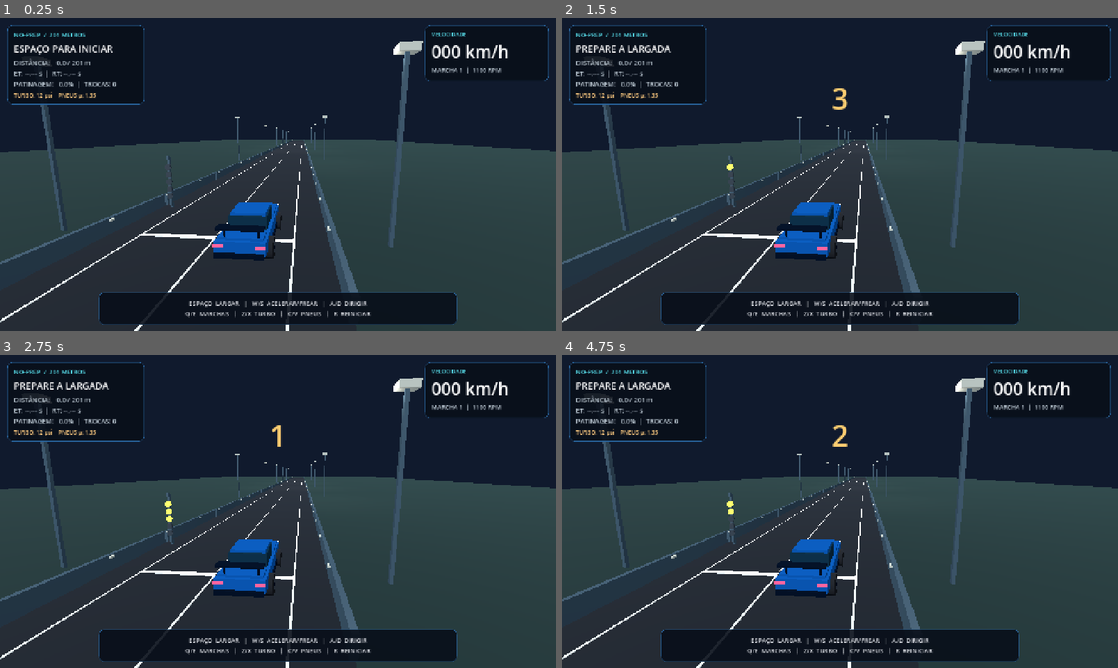
Above: before the commit, frames 1-4 (two rows, left to right).
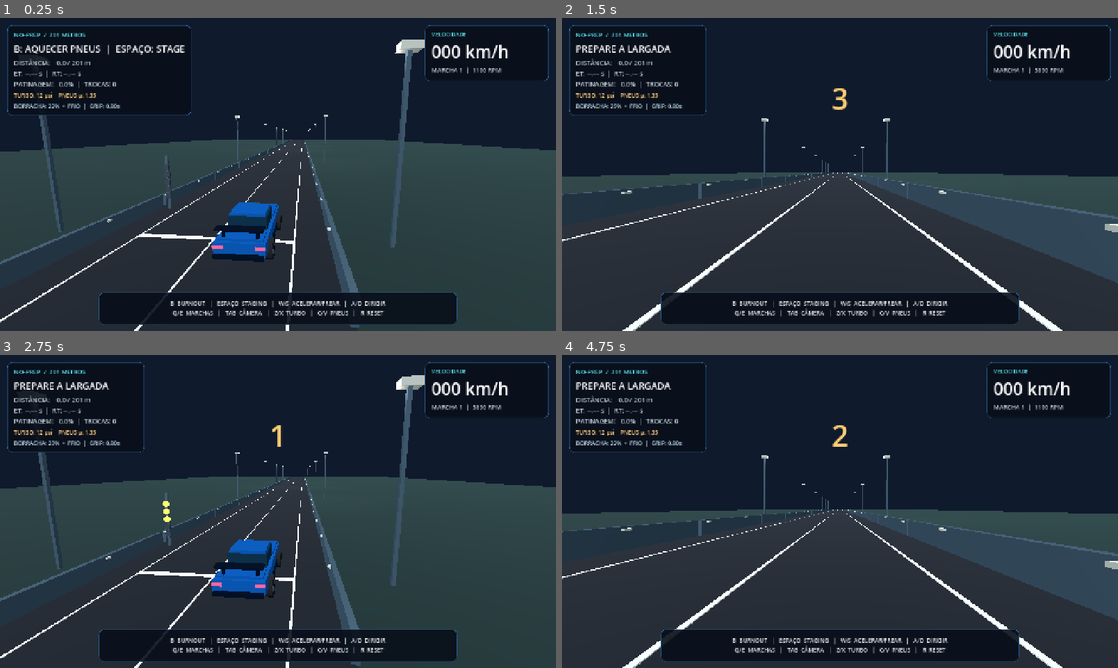
Above: after the commit, the same moments.

Repository: ivanramosdossantos/no-prep-racing-simulator
Game: Godot game, scene res://scenes/main.tscn
Same seed, same stepped clock (60 frames per second), same inputs: the game is played once before the commit and once after it.
Inputs:
- Up to frame 1 (0.25 s): no input
- Up to frame 2 (1.5 s): tap Enter at 0.5 s; hold D 0.53-1.28 s; hold B 0.53-1.28 s; tap Space at 0.77, 1.25 s; tap Tab at 0.8, 1.35 s; hold S from 1.28 s (still down)
- Up to frame 3 (2.75 s): tap Space at 1.52 s; tap B at 1.55 s; tap Enter at 2 s; release S at 2.03 s; hold D from 2.03 s (still down); hold B from 2.03 s (still down); tap Tab at 2.3 s
- Up to frame 4 (4.75 s): release D at 2.78 s; release B at 2.78 s; hold W 2.78-3.53 s; tap Tab at 2.85, 3.8 s; tap Space at 3.02, 3.5, 3.77, 4.52 s; tap B at 3.05, 4.55 s; hold A from 3.53 s (still down); tap R at 3.6 s; tap Enter at 4.25 s; tap E at 4.35 s

The runs differ from the first frame. In frame 1, 3.9% of the frame differs, in the area x 0-100%, y 2-100%; in frame 2, 17%, in the area x 0-100%, y 7-100%; in frame 3, 3.8%; in frame 4, 17%.

Commit message:
feat(i02): add original tire burnout prep, grip feedback and selectable cameras

Diff:
--- a/scripts/main.gd
+++ b/scripts/main.gd
@@ -4,6 +4,7 @@
 
 const VehicleSimulator = preload("res://scripts/simulation/vehicle_simulator.gd")
 const VehicleConfig = preload("res://scripts/simulation/vehicle_config.gd")
+const TirePreparation = preload("res://scripts/simulation/tire_preparation.gd")
 const RaceSession = preload("res://scripts/race/race_session.gd")
 const TrackBuilder = preload("res://scripts/visuals/track_builder.gd")
 const VehicleBuilder = preload("res://scripts/visuals/vehicle_builder.gd")
@@ -11,6 +12,10 @@
 var config: NoPrepVehicleConfig
 var car_sim: NoPrepVehicleSimulator
 var race: NoPrepRaceSession
+var tire_prep: NoPrepTirePreparation
+var camera_mode: int = 0
+var tire_label: Label
+var smoke_puffs: Array[MeshInstance3D] = []
 var car: Node3D
 var chase_camera: Camera3D
 var tree: Dictionary
@@ -29,9 +34,11 @@
 	config = VehicleConfig.new()
 	car_sim = VehicleSimulator.new(config)
 	race = RaceSession.new()
+	tire_prep = TirePreparation.new()
 	_setup_environment()
 	tree = TrackBuilder.build(self)
 	car = VehicleBuilder.build(self)
+	_build_smoke()
 	chase_camera = Camera3D.new()
 	chase_camera.name = "Chase camera"
 	chase_camera.current = true
@@ -67,11 +74,21 @@
 	var left: float = 1.0 if Input.is_key_pressed(KEY_A) or Input.is_key_pressed(KEY_LEFT) else 0.0
 	input_throttle = move_toward(input_throttle, 1.0 if wants_throttle else 0.0, dt * 1.7)
 	input_steer = move_toward(input_steer, right - left, dt * 4.0)
+	if race.phase == NoPrepRaceSession.Phase.READY:
+		var burning: bool = Input.is_key_pressed(KEY_B)
+		tire_prep.step(dt, burning, false)
+		car_sim.rpm = lerpf(config.idle_rpm, config.launch_rpm * 1.55, 1.0 if burning else 0.0)
+		car_sim.tire_preparation_grip_multiplier = tire_prep.grip_multiplier()
+		return
 	if race.phase == NoPrepRaceSession.Phase.COUNTDOWN:
+		tire_prep.step(dt, false, false)
+		car_sim.tire_preparation_grip_multiplier = tire_prep.grip_multiplier()
 		race.step(dt, input_throttle, car_sim.distance_m, car_sim.speed_mps, car_sim.trajectory_foul)
 		return
 	if race.phase != NoPrepRaceSession.Phase.RUNNING:
 		return
+	tire_prep.step(dt, false, true)
+	car_sim.tire_preparation_grip_multiplier = tire_prep.grip_multiplier()
 	car_sim.step(dt, input_throttle, input_steer, 1.0 if wants_brake else 0.0)
 	race.step(dt, input_throttle, car_sim.distance_m, car_sim.speed_mps, car_sim.trajectory_foul)
 
@@ -92,6 +109,9 @@
 			race.stage()
 		KEY_R:
 			_restart()
+		KEY_TAB:
+			camera_mode = (camera_mode + 1) % 3
+			_snap_visuals()
 		KEY_E:
 			if race.phase == NoPrepRaceSession.Phase.RUNNING:
 				car_sim.shift_up()
@@ -110,6 +130,7 @@
 func _restart() -> void:
 	car_sim.reset()
 	race.reset()
+	tire_prep.reset()
 	input_throttle = 0.0
 	input_steer = 0.0
 	_snap_visuals()
@@ -117,8 +138,8 @@
 func _snap_visuals() -> void:
 	car.position = Vector3(car_sim.lane_x_m, 0.0, -car_sim.distance_m)
 	car.rotation.y = -car_sim.heading_rad
-	chase_camera.position = car.position + Vector3(2.2, 4.8, 10.0)
-	chase_camera.look_at(car.position + Vector3(0.0, 1.25, -11.0))
+	chase_camera.position = _camera_position()
+	chase_camera.look_at(_camera_focus())
 
 func _update_visuals(dt: float) -> void:
 	car.position = Vector3(car_sim.lane_x_m, 0.0, -car_sim.distance_m)
@@ -126,9 +147,65 @@
 	# Shaking is purely visual; physical state is not changed by it.
 	var shake := minf(0.018, car_sim.slip_ratio * 0.012)
 	car.position.y = sin(elapsed_visual_s * 40.0) * shake
-	var target: Vector3 = car.position + Vector3(2.2, 4.8, 10.0)
-	chase_camera.position = chase_camera.position.lerp(target, minf(1.0, 6.0 * dt))
-	chase_camera.look_at(car.position + Vector3(0.0, 1.25, -11.0))
+	var target: Vector3 = _camera_position()
+	chase_camera.position = chase_camera.position.lerp(target, minf(1.0, 11.0 * dt) if camera_mode == 2 else minf(1.0, 6.0 * dt))
+	chase_camera.look_at(_camera_focus())
+	chase_camera.fov = lerpf(chase_camera.fov, 67.0 + minf(21.0, car_sim.speed_kmh() * 0.10), minf(1.0, 5.0 * dt))
+	_update_smoke()
+	_spin_wheels(dt)
+
+func _camera_position() -> Vector3:
+	match camera_mode:
+		1:
+			return car.position + Vector3(-3.4, 2.1, 6.4)
+		2:
+			return car.global_transform * Vector3(0.0, 1.40, -2.14)
+	return car.position + Vector3(2.2, 4.8, 10.0)
+
+func _camera_focus() -> Vector3:
+	if camera_mode == 2:
+		return car.global_transform * Vector3(0.0, 1.15, -22.0)
+	return car.position + Vector3(0.0, 1.25, -11.0)
+
+func _build_smoke() -> void:
+	# Lightweight smoke made from original procedural spheres. No imported assets.
+	var sphere := SphereMesh.new()
+	sphere.radius = 0.22
+	sphere.height = 0.44
+	var smoke_material := StandardMaterial3D.new()
+	smoke_material.albedo_color = Color(0.72, 0.76, 0.78, 0.37)
+	smoke_material.transparency = BaseMaterial3D.TRANSPARENCY_ALPHA
+	smoke_material.shading_mode = BaseMaterial3D.SHADING_MODE_UNSHADED
+	for i in range(12):
+		var puff := MeshInstance3D.new()
+		puff.name = "Burnout smoke %d" % i
+		puff.mesh = sphere
+		puff.material_override = smoke_material
+		puff.cast_shadow = GeometryInstance3D.SHADOW_CASTING_SETTING_OFF
+		puff.visible = false
+		car.add_child(puff)
+		smoke_puffs.append(puff)
+
+func _update_smoke() -> void:
+	var burning: bool = race.phase == NoPrepRaceSession.Phase.READY and Input.is_key_pressed(KEY_B)
+	var spinning: bool = race.phase == NoPrepRaceSession.Phase.RUNNING and car_sim.slip_ratio > 0.35
+	for i in range(smoke_puffs.size()):
+		var puff := smoke_puffs[i]
+		puff.visible = burning or spinning
+		if not puff.visible:
+			continue
+		var t: float = fposmod(elapsed_visual_s * 1.7 + float(i) * 0.143, 1.0)
+		var side: float = -1.0 if i % 2 == 0 else 1.0
+		var scatter: float = sin(float(i) * 3.14 + elapsed_visual_s * 3.0) * 0.23
+		puff.position = Vector3(side * (1.04 + 0.23 * t) + scatter, 0.44 + t * 1.25, 1.45 + t * 1.50)
+		puff.scale = Vector3.ONE * (0.45 + t * 2.1)
+
+func _spin_wheels(dt: float) -> void:
+	var turns_per_second: float = car_sim.wheel_rpm / 60.0
+	if race.phase == NoPrepRaceSession.Phase.READY and Input.is_key_pressed(KEY_B):
+		turns_per_second = 11.0
+	for wheel in car.find_children("Wheel", "Node3D", true, false):
+		(wheel as Node3D).rotate_object_local(Vector3.UP, TAU * turns_per_second * dt)
 
 func _panel_style() -> StyleBoxFlat:
 	var p := StyleBoxFlat.new()
@@ -172,6 +249,8 @@
 	left.add_child(stats_label)
 	tune_label = _label("", 14, Color("f7c67e"))
 	left.add_child(tune_label)
+	tire_label = _label("", 14, Color("c3e0f5"))
+	left.add_child(tire_label)
 
 	var speed_panel := PanelContainer.new()
 	speed_panel.anchor_left = 1.0
@@ -210,7 +289,7 @@
 	footer.offset_bottom = -15
 	footer.add_theme_stylebox_override("panel", _panel_style())
 	root.add_child(footer)
-	footer_label = _label("ESPAÇO  LARGAR   |   W/S  ACELERAR/FREAR   |   A/D  DIRIGIR\nQ/E  MARCHAS   |   Z/X  TURBO   |   C/V  PNEUS   |   R  REINICIAR", 15, Color("e6e8ee"))
+	footer_label = _label("B  BURNOUT   |   ESPAÇO  STAGING   |   W/S  ACELERAR/FREAR   |   A/D  DIRIGIR\nQ/E  MARCHAS   |   TAB  CÂMERA   |   Z/X  TURBO   |   C/V  PNEUS   |   R  RESET", 14, Color("e6e8ee"))
 	footer_label.horizontal_alignment = HORIZONTAL_ALIGNMENT_CENTER
 	footer.add_child(footer_label)
 
@@ -219,7 +298,7 @@
 		return
 	match race.phase:
 		NoPrepRaceSession.Phase.READY:
-			status_label.text = "ESPAÇO PARA INICIAR"
+			status_label.text = "B: AQUECER PNEUS  |  ESPAÇO: STAGE"
 		NoPrepRaceSession.Phase.COUNTDOWN:
 			status_label.text = "PREPARE A LARGADA"
 		NoPrepRaceSession.Phase.RUNNING:
@@ -236,6 +315,7 @@
 	if race.phase == NoPrepRaceSession.Phase.FINISHED:
 		stats_label.text += "\nVELOCIDADE FINAL: %.1f km/h" % race.trap_kmh
 	tune_label.text = "TURBO: %.0f psi    PNEUS μ: %.2f" % [config.boost_psi, config.tire_mu]
+	tire_label.text = "BORRACHA: %02d%%  •  %s  |  GRIP: %.2fx" % [roundi(tire_prep.heat * 100.0), tire_prep.status(), tire_prep.grip_multiplier()]
 	speed_label.text = "%03d km/h" % roundi(car_sim.speed_kmh())
 	speed_sub_label.text = "MARCHA %d  |  %04d RPM" % [car_sim.gear, roundi(car_sim.rpm)]
 	countdown_label.text = "" if race.phase == NoPrepRaceSession.Phase.READY else race.light_label()
--- /dev/null
+++ b/scripts/simulation/tire_preparation.gd
@@ -0,0 +1,38 @@
+extends RefCounted
+class_name NoPrepTirePreparation
+## Original empirical tire-prep mechanic for our own No-Prep game.
+## Does not use code, datasets, coefficients or assets from any commercial game.
+
+const TARGET_HEAT: float = 0.66
+var heat: float = 0.22
+var burnout_duration_s: float = 0.0
+
+func reset() -> void:
+	heat = 0.22
+	burnout_duration_s = 0.0
+
+func step(dt: float, holding_burnout: bool, on_track: bool) -> void:
+	if dt <= 0.0:
+		return
+	if holding_burnout and not on_track:
+		burnout_duration_s += dt
+		heat = minf(1.0, heat + (0.11 + (1.0 - heat) * 0.055) * dt)
+	elif on_track:
+		heat = move_toward(heat, 0.30, dt * 0.025)
+	else:
+		heat = move_toward(heat, 0.22, dt * 0.013)
+
+func grip_multiplier() -> float:
+	# Bell-shaped approximation, not a calibrated real-world tire compound.
+	# Both cold rubber and overheated rubber can lose launch traction.
+	var offset: float = (heat - TARGET_HEAT) / 0.26
+	return 0.78 + 0.27 * exp(-offset * offset)
+
+func status() -> String:
+	if heat < 0.46:
+		return "FRIO"
+	if heat > 0.85:
+		return "SUPERAQUECIDO"
+	if absf(heat - TARGET_HEAT) <= 0.12:
+		return "NA JANELA"
+	return "AQUECENDO"
--- a/scripts/simulation/vehicle_simulator.gd
+++ b/scripts/simulation/vehicle_simulator.gd
@@ -17,6 +17,7 @@
 var rpm: float = 1100.0
 var wheel_rpm: float = 0.0
 var slip_ratio: float = 0.0
+var tire_preparation_grip_multiplier: float = 1.0
 var throttle: float = 0.0
 var steer: float = 0.0
 var gear: int = 1
@@ -38,6 +39,7 @@
 	rpm = config.idle_rpm
 	wheel_rpm = 0.0
 	slip_ratio = 0.0
+	tire_preparation_grip_multiplier = 1.0
 	throttle = 0.0
 	steer = 0.0
 	gear = 1
@@ -86,7 +88,7 @@
 	var rear_normal_n: float = config.mass_kg * G * config.rear_weight_fraction
 	rear_normal_n += config.mass_kg * maxf(acceleration_mps2, 0.0) * config.center_of_gravity_height_m / config.wheelbase_m
 	rear_normal_n = clampf(rear_normal_n, 0.0, config.mass_kg * G * 0.87)
-	var traction_limit_n: float = maxf(100.0, rear_normal_n * config.tire_mu * config.track_grip)
+	var traction_limit_n: float = maxf(100.0, rear_normal_n * config.tire_mu * config.track_grip * tire_preparation_grip_multiplier)
 	# Excess torque increases spin, and high spin reduces the available tire force.
 	# This is NOT a full tire force-vs-slip or individual-wheel dynamics model.
 	var oversupply: float = demanded_force_n / traction_limit_n
--- a/tests/run_tests.gd
+++ b/tests/run_tests.gd
@@ -3,6 +3,7 @@
 
 const Config = preload("res://scripts/simulation/vehicle_config.gd")
 const Vehicle = preload("res://scripts/simulation/vehicle_simulator.gd")
+const TirePrep = preload("res://scripts/simulation/tire_preparation.gd")
 const Race = preload("res://scripts/race/race_session.gd")
 
 var checks: int = 0
@@ -28,6 +29,25 @@
 	return car
 
 func _run_all() -> void:
+	var prep := TirePrep.new()
+	var cold_grip: float = prep.grip_multiplier()
+	for i in range(400):
+		prep.step(1.0 / 120.0, true, false)
+	_check(prep.heat > 0.50, "Burnout warms tires at fixed physics steps")
+	_check(prep.grip_multiplier() > cold_grip, "Moderate burnout improves grip over cold tires")
+	for i in range(1000):
+		prep.step(1.0 / 120.0, true, false)
+	_check(prep.grip_multiplier() < 1.0, "Overheated tires lose launch traction")
+	prep.reset()
+	_check(is_equal_approx(prep.heat, 0.22), "Restart restores cold tire temperature")
+	var prep_traction := Vehicle.new()
+	var raw_traction := Vehicle.new()
+	prep_traction.tire_preparation_grip_multiplier = 1.05
+	raw_traction.tire_preparation_grip_multiplier = 0.78
+	for i in range(120):
+		prep_traction.step(1.0 / 120.0, 1.0, 0.0)
+		raw_traction.step(1.0 / 120.0, 1.0, 0.0)
+	_check(prep_traction.distance_m > raw_traction.distance_m, "Prepped tires transfer more launch force to the track")
 	var config := Config.new()
 	_check(config.validated(), "Stock setup is valid")
 	var idling := _drive(Config.new(), 0.0, 480)
Not shown, added: docs/REFERENCE-RESEARCH.md
